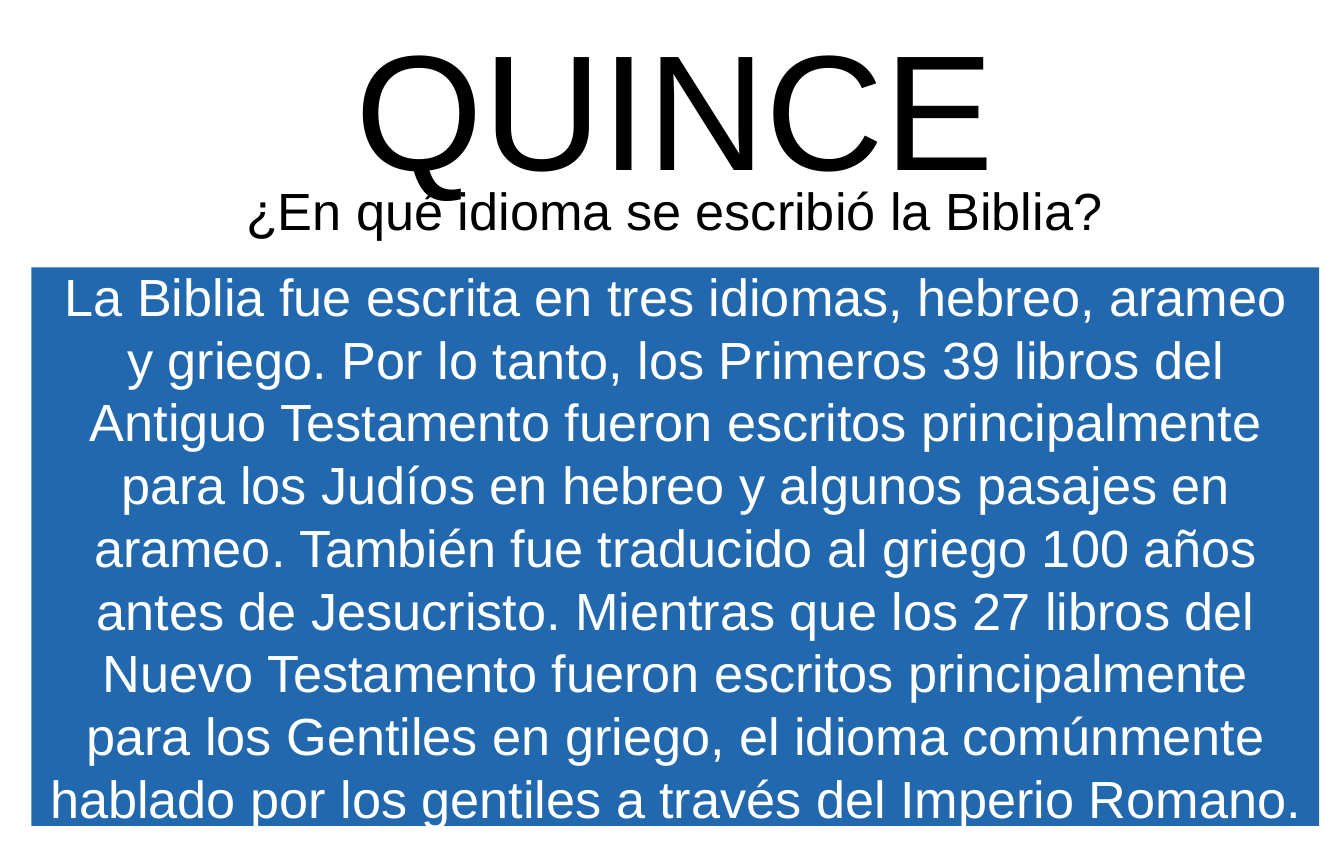
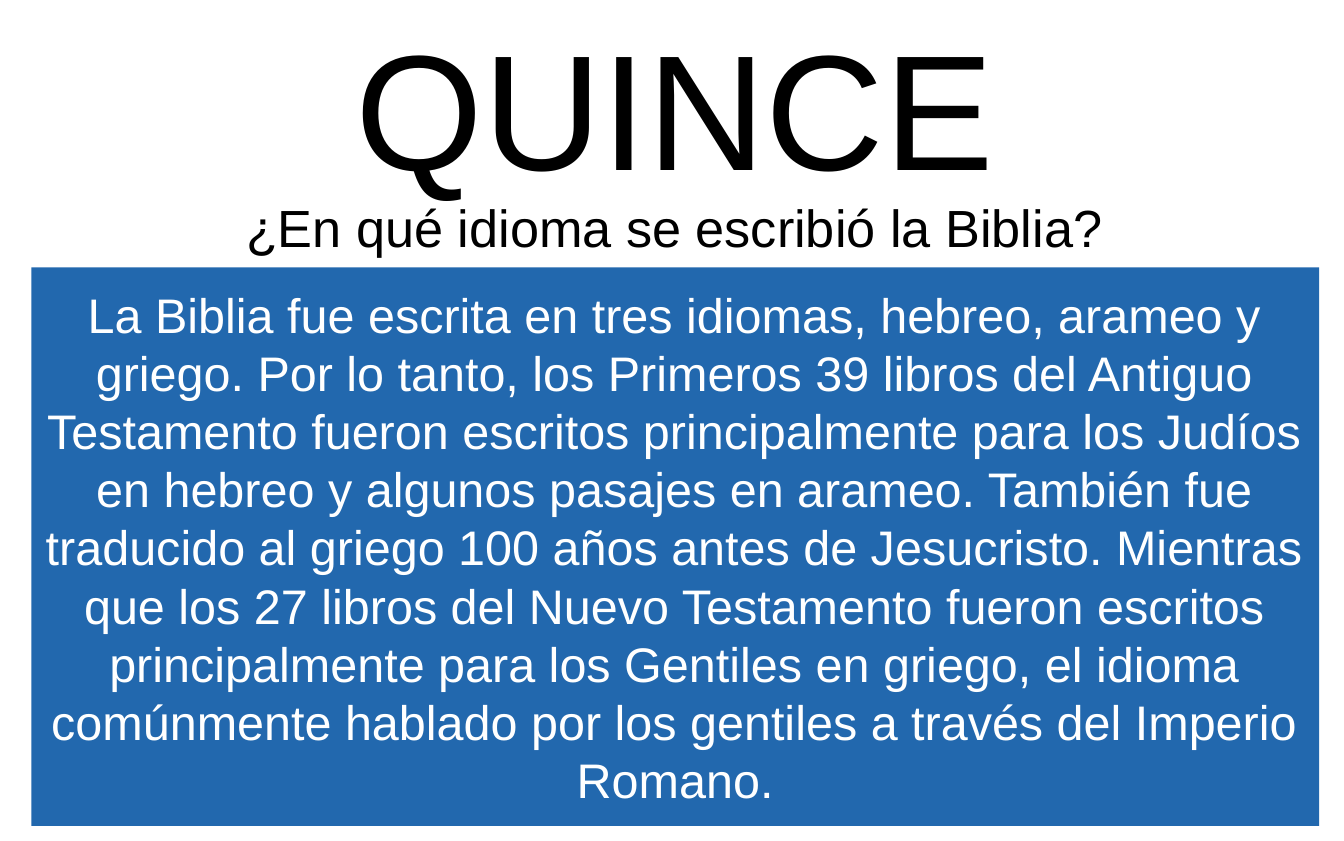
Before and after one commit to CreyTuning/documents, a slide deck: slide 17 of slideshow/Estudios Biblicos/1-Biblia.pptx. Drawn at 1344x841 pixels with LibreOffice and Linux fonts; fonts in the diff are those of the drawing; background and template pictures are left out. Boxes give left, top, right and bottom in pixels: in the first picture for what was removed or moved away, otherwise in the second. Text is boxed around its words. In the diff, an @@ line names an element or a change of style, - is before the commit and + after.

```diff
--- a/slideshow/Estudios Biblicos/1-Biblia.pptx
+++ b/slideshow/Estudios Biblicos/1-Biblia.pptx
@@ text "¿En qué idioma se escribió ...": place and size @@
-text "¿En qué idioma se escribió ..." at [246, 189, 1102, 241]
+text "¿En qué idioma se escribió ..." at [246, 208, 1102, 257]
@@ rectangle "La Biblia fue escrita en ..." at [31, 267, 1318, 827]: size 28 to 26 pt @@
```
Also in this commit, not shown: 13 other slides changed, 2 other files.
